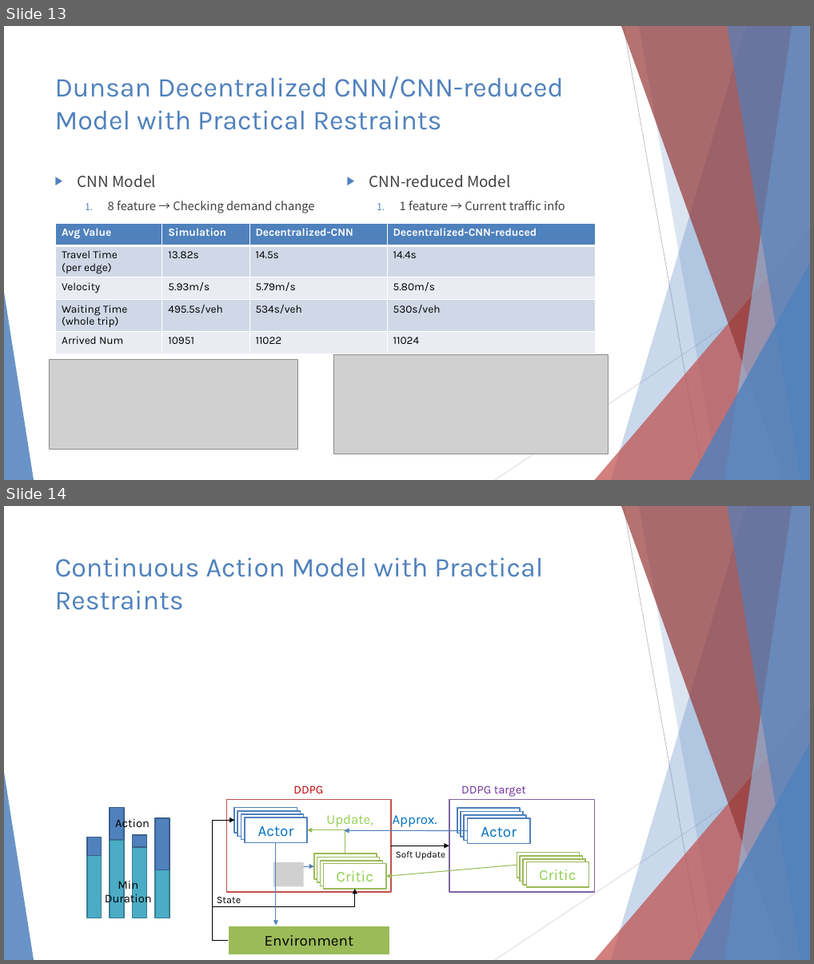
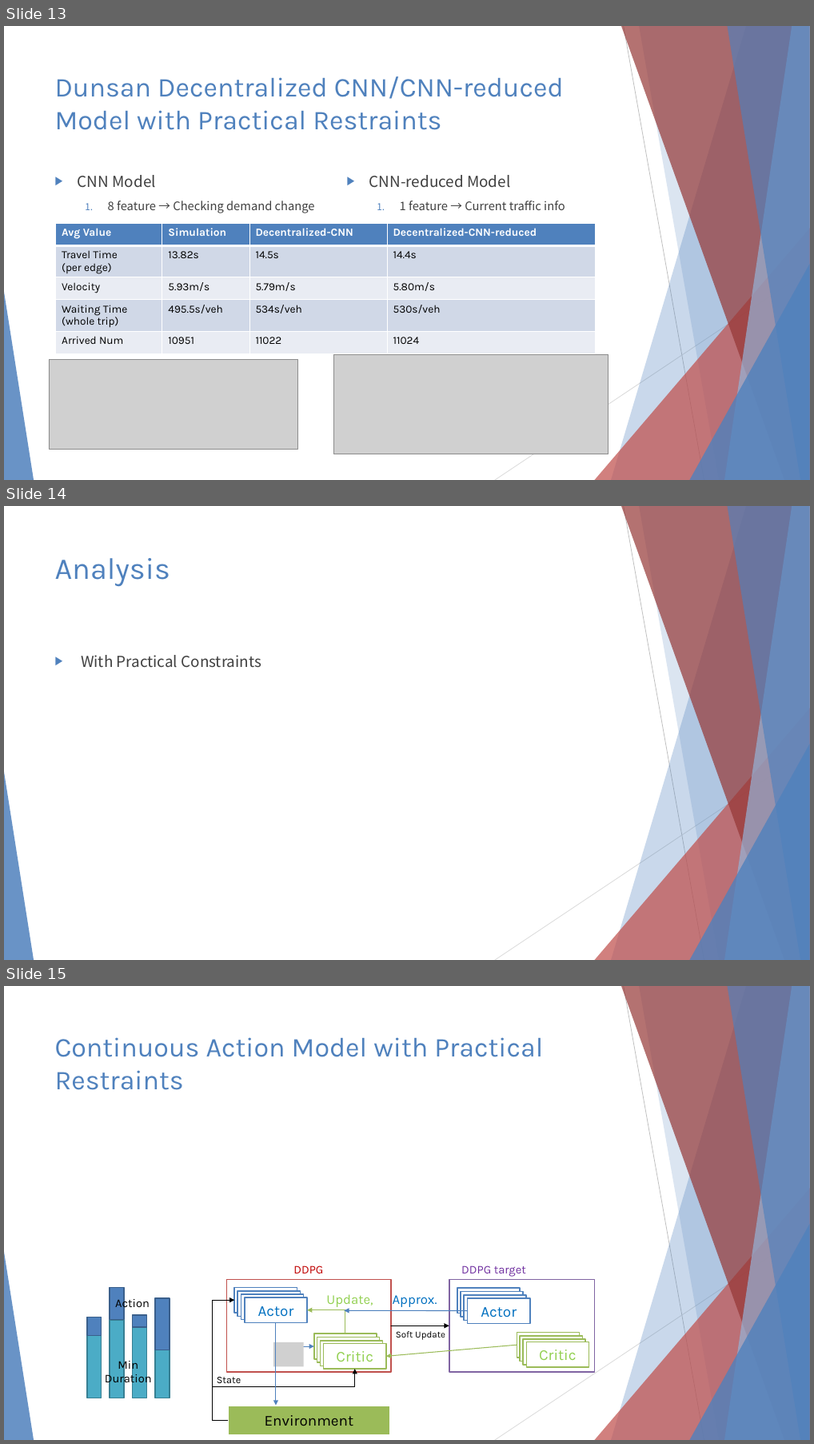
Before and after one commit to 3neutronstar/rl-constraints-traffic, a slide deck: Traffic Optimization Final Speech.pptx. Shown one above the other, each under a label of ours: slides 13 and 14 before the commit, slides 13, 14 and 15 after it. The pictures are 814x964 and 814x1444 pixels, drawn with LibreOffice and Linux fonts; fonts in the diff are those of the drawing; grey boxes stand for pictures. Boxes give left, top, right and bottom in pixels: in the first picture for what was removed or moved away, otherwise in the second. Text is boxed around its words. In the diff, an @@ line names an element or a change of style, - is before the commit and + after.

Commit message:
change the pptx

```diff
--- a/Traffic Optimization Final Speech.pptx
+++ b/Traffic Optimization Final Speech.pptx
@@ slide 14 added at [4,506,810,960], background #FFFFFF; not listed: 10 template elements that a slide beside it also shows @@
@@ title added at [55,558,170,587], 36 pt, text #4F81BD @@
+Analysis
@@ text added at [81,655,262,667], 18 pt, text #404040 @@
+▶ With Practical Constraints
@@ what was slide 14 is now slide 15 @@
```
